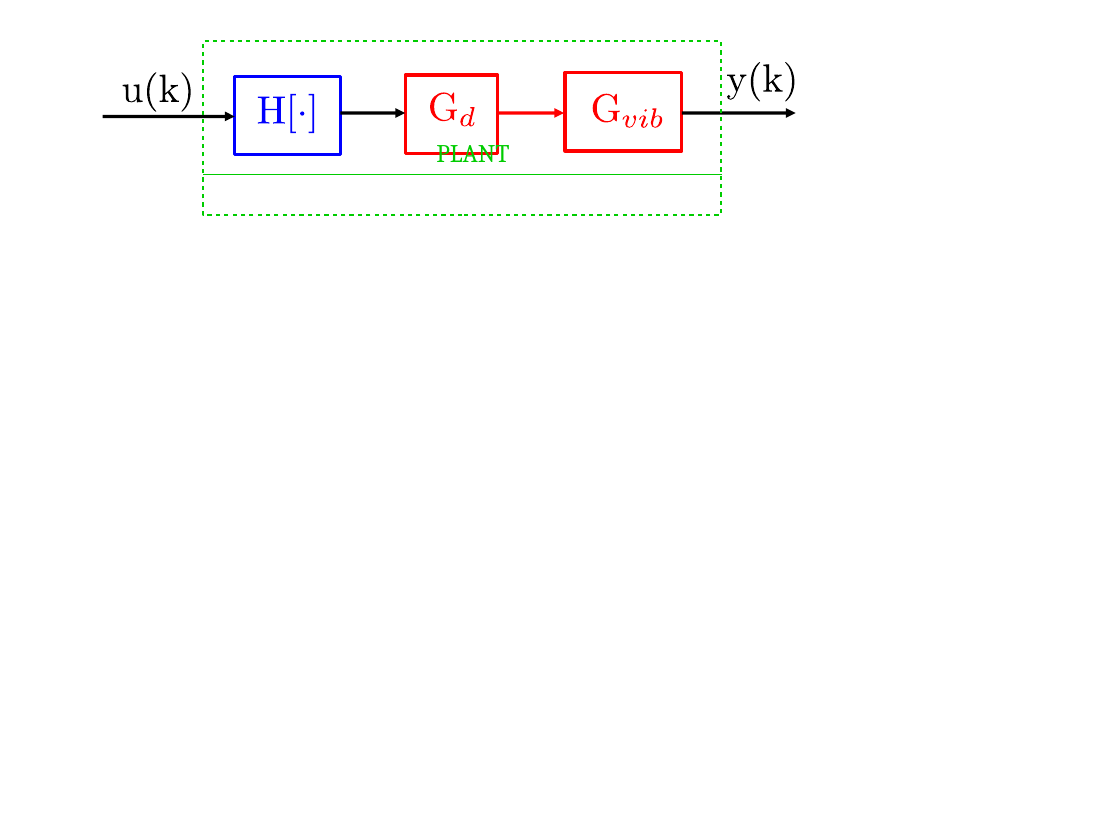
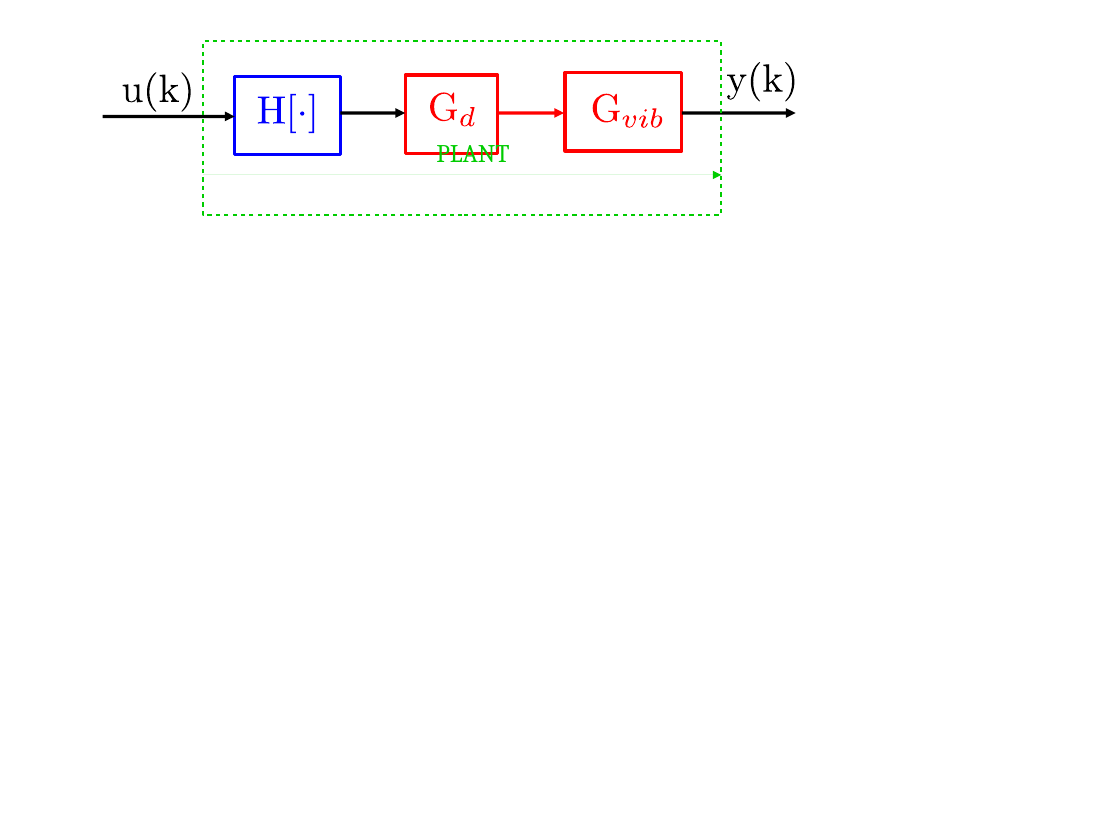
Before and after one commit to BruceXiefromnpu/afm_mpc, a slide deck: slide 3 of latex/figures/blocks/ss_block_diagram.odp. Drawn at 1120x840 pixels with LibreOffice and Linux fonts; fonts in the diff are those of the drawing. Boxes give left, top, right and bottom in pixels: in the first picture for what was removed or moved away, otherwise in the second. Text is boxed around its words. In the diff, an @@ line names an element or a change of style, - is before the commit and + after.

```diff
--- a/latex/figures/blocks/ss_block_diagram.odp
+++ b/latex/figures/blocks/ss_block_diagram.odp
@@ line (203, 175) - (722, 175): line to arrow @@
```
Also in this commit, not shown: 2 other slides changed, 1 slide added, 5 other files.
